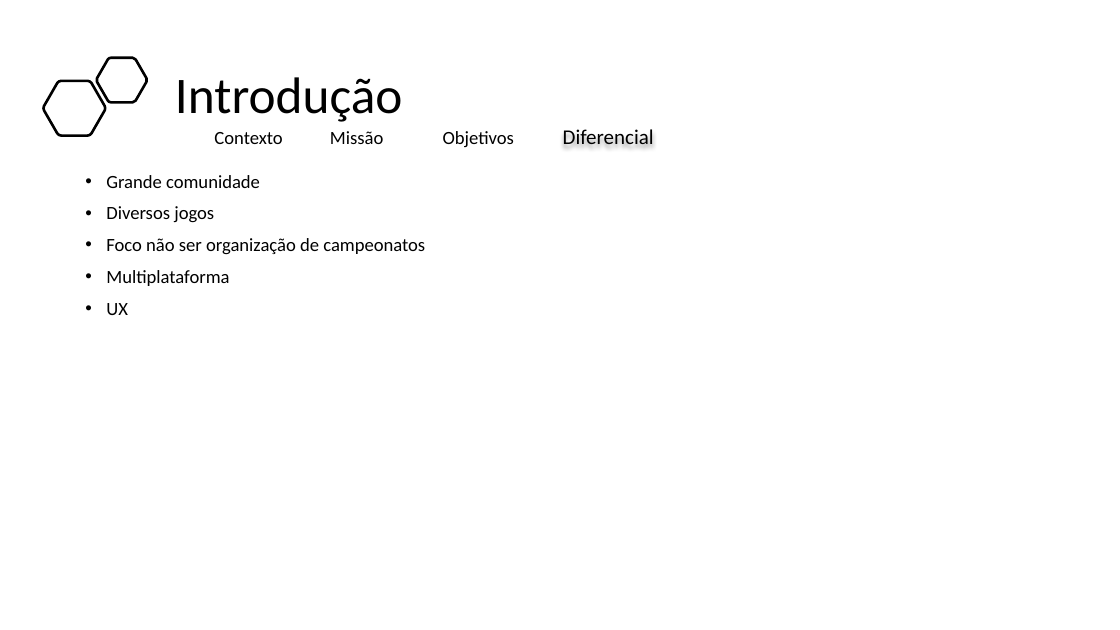
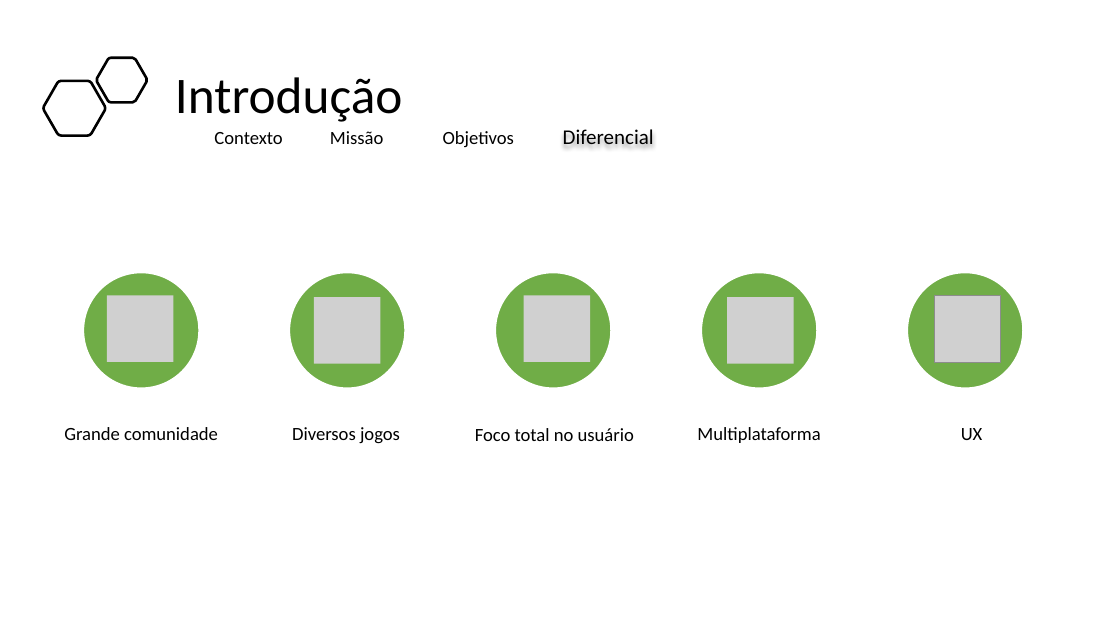
Before and after one commit to BandTec/project-hunter, a slide deck: slide 5 of Documentação/Apresentação - Sprint 1 - 4 sem.pptx. Drawn at 1120x630 pixels with LibreOffice and Linux fonts; fonts in the diff are those of the drawing; grey boxes stand for pictures. Boxes give left, top, right and bottom in pixels: in the first picture for what was removed or moved away, otherwise in the second. Text is boxed around its words. In the diff, an @@ line names an element or a change of style, - is before the commit and + after.

```diff
--- a/Documentação/Apresentação - Sprint 1 - 4 sem.pptx
+++ b/Documentação/Apresentação - Sprint 1 - 4 sem.pptx
@@ text removed at bbox=[106, 175, 425, 315] @@
-• Grande comunidade
-• Diversos jogos
-• Foco não ser organização de campeonatos
-• Multiplataforma
-• UX
@@ ellipse added at bbox=[83, 272, 199, 388], fill #70AD47, outline #FFFFFF 1.5 pt @@
@@ picture added at bbox=[107, 296, 173, 362] @@
@@ ellipse added at bbox=[289, 272, 405, 388], fill #70AD47, outline #FFFFFF 1.5 pt @@
@@ picture added at bbox=[314, 297, 381, 364] @@
@@ ellipse added at bbox=[496, 272, 612, 388], fill #70AD47, outline #FFFFFF 1.5 pt @@
@@ picture added at bbox=[524, 296, 591, 362] @@
@@ ellipse added at bbox=[702, 272, 818, 388], fill #70AD47, outline #FFFFFF 1.5 pt @@
@@ picture added at bbox=[728, 297, 794, 364] @@
@@ ellipse added at bbox=[907, 272, 1023, 388], fill #70AD47, outline #FFFFFF 1.5 pt @@
@@ picture added at bbox=[934, 296, 1001, 362] @@
@@ free added at bbox=[46, 424, 236, 491], 16 pt, text #000000 @@
+Grande comunidade
@@ free added at bbox=[251, 424, 441, 491], 16 pt, text #000000 @@
+Diversos jogos
@@ free added at bbox=[460, 425, 649, 492], 16 pt, text #000000 @@
+Foco total no usuário
@@ free added at bbox=[665, 424, 854, 491], 16 pt, text #000000 @@
+Multiplataforma
@@ free added at bbox=[869, 424, 1075, 491], 16 pt, text #000000 @@
+UX
```
Also in this commit, not shown: 1 other slide changed.
